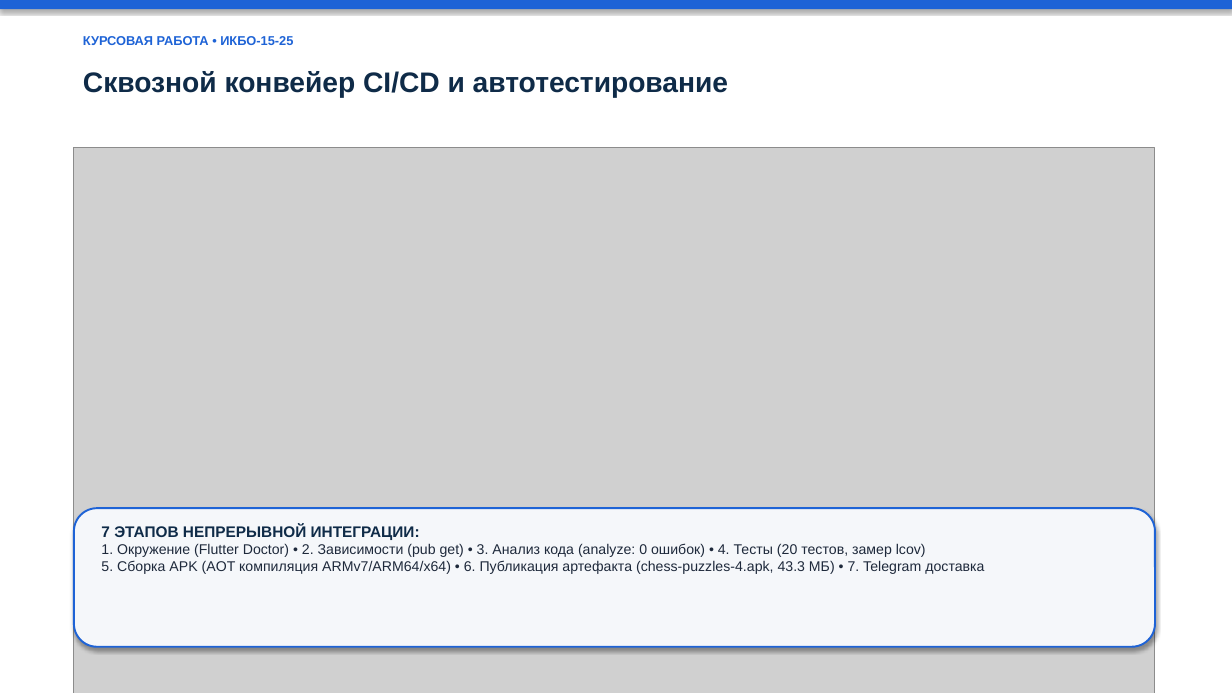
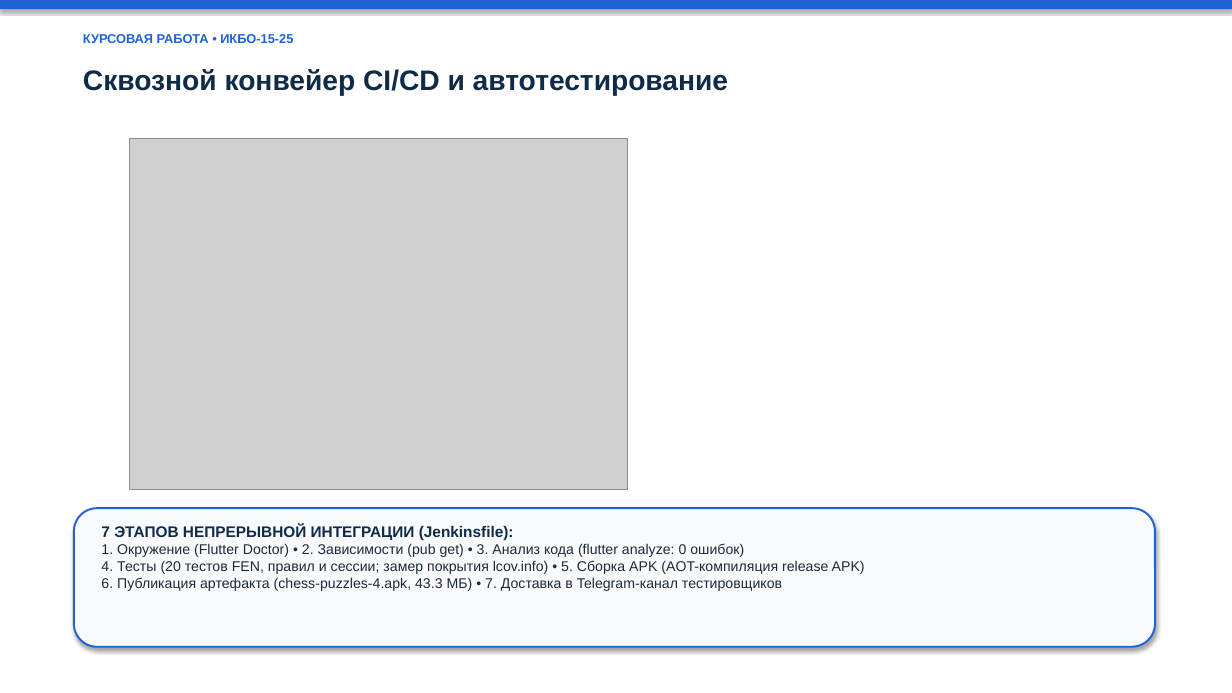
Before and after one commit to VasiliiPlatonov/chess-puzzles-ci, a slide deck: slide 6 of PRESENTATION.pptx. Drawn at 1232x693 pixels with LibreOffice and Linux fonts; fonts in the diff are those of the drawing; grey boxes stand for pictures. Boxes give left, top, right and bottom in pixels: in the first picture for what was removed or moved away, otherwise in the second. Text is boxed around its words. In the diff, an @@ line names an element or a change of style, - is before the commit and + after.

```diff
--- a/PRESENTATION.pptx
+++ b/PRESENTATION.pptx
@@ picture: place and size @@
-picture at <box>74,148,1155,693</box>
+picture at <box>129,139,628,490</box>
@@ rounded rectangle at <box>74,508,1155,647</box>: fill #F5F7FA to #F8FAFC @@
@@ text at <box>101,524,865,591</box>: text changed @@
-7 ЭТАПОВ НЕПРЕРЫВНОЙ ИНТЕГРАЦИИ:
-1. Окружение (Flutter Doctor) • 2. Зависимости (pub get) • 3. Анализ кода (analyze: 0 ошибок) • 4. Тесты (20 тестов, замер lcov)
-5. Сборка APK (AOT компиляция ARMv7/ARM64/x64) • 6. Публикация артефакта (chess-puzzles-4.apk, 43.3 МБ) • 7. Telegram доставка
+7 ЭТАПОВ НЕПРЕРЫВНОЙ ИНТЕГРАЦИИ (Jenkinsfile):
+1. Окружение (Flutter Doctor) • 2. Зависимости (pub get) • 3. Анализ кода (flutter analyze: 0 ошибок)
+4. Тесты (20 тестов FEN, правил и сессии; замер покрытия lcov.info) • 5. Сборка APK (AOT-компиляция release APK)
+6. Публикация артефакта (chess-puzzles-4.apk, 43.3 МБ) • 7. Доставка в Telegram-канал тестировщиков
```
Also in this commit, not shown: 7 other slides changed, 1 other file.
